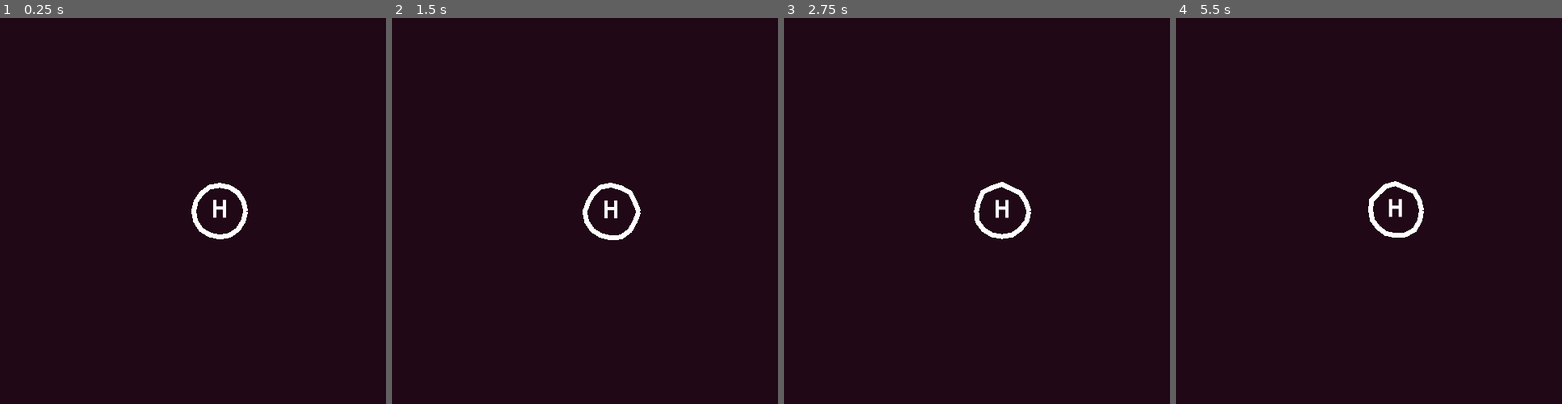
Above: before the commit, frames 1-4 (left to right).
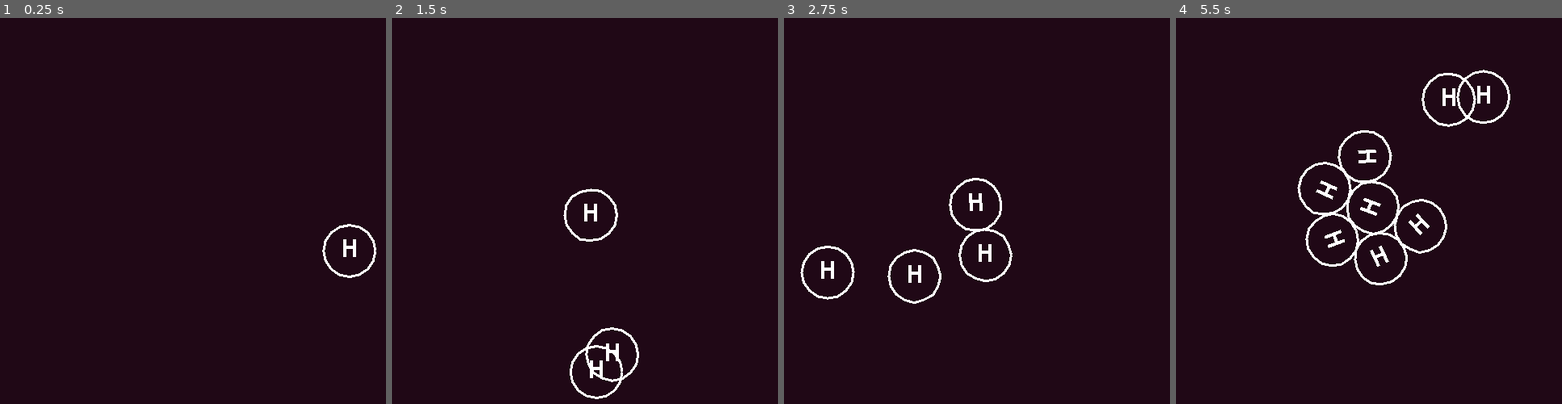
Above: after the commit, the same moments.

Repository: derukaeru/atom-keys
Game: Godot game, scene res://scenes/main/main.tscn
Same seed, same stepped clock (60 frames per second), same inputs: the game is played once before the commit and once after it.
Inputs:
- Up to frame 1 (0.25 s): no input
- Up to frame 2 (1.5 s): tap Enter at 0.5 s; hold Right 0.53-1.28 s; tap Space (interact) at 0.6, 1.35 s; hold Down from 1.28 s (still down)
- Up to frame 3 (2.75 s): release Down at 2.03 s; hold Right from 2.03 s (still down); tap Alt at 2.1 s; tap Space (interact) at 2.3 s
- Up to frame 4 (5.5 s): release Right at 2.78 s; hold Up 2.78-3.53 s; tap Shift at 2.85 s; tap Space (interact) at 3.05, 3.6, 4.35, 5.3 s; hold Left 3.53-5.03 s; hold Down from 5.03 s (still down); tap Alt at 5.1 s

The runs differ from the first frame. In frame 1, 1.0% of the frame differs, in the area x 49-98%, y 42-68%; in frame 2, 1.5%; in frame 3, 1.9%; in frame 4, 3.1%, in the area x 31-87%, y 13-70%.

Commit message:
feat: added atom "shooting" or smth

Diff:
--- a/project.godot
+++ b/project.godot
@@ -33,6 +33,10 @@
 
 enabled=PackedStringArray("res://addons/godot_super-wakatime/plugin.cfg")
 
+[global_group]
+
+atoms=""
+
 [gui]
 
 theme/custom_font="uid://dcygd0tept58k"
@@ -51,6 +55,7 @@
 
 [rendering]
 
+textures/canvas_textures/default_texture_filter=0
 rendering_device/driver.windows="d3d12"
 renderer/rendering_method="gl_compatibility"
 renderer/rendering_method.mobile="gl_compatibility"
--- a/scenes/main/main.gd
+++ b/scenes/main/main.gd
@@ -2,15 +2,18 @@
 
 @onready var atom_pivot: Node2D = $atom_pivot
 @onready var atom_container: Node2D = $atom_pivot/atom_container
+@onready var atoms: Node2D = $atoms
 
-var radius: float = 64.0
-var speed: float = 4.2
-
+var radius: float = 200.0
+var speed: float = 1.0
 var angle: float = 0.0
 
+func _ready() -> void:
+	new_atom()
+
 func _process(delta) -> void:
-	angle += delta
-	atom_container.global_position = atom_pivot.global_position + Vector2(cos(angle), sin(angle))
+	angle += delta * speed
+	atom_container.global_position = atom_pivot.global_position + Vector2(cos(angle), sin(angle)) * radius
 
 	if not GameManager.game_running: return
 	if Input.is_action_just_pressed("interact"):
@@ -18,3 +21,14 @@
 
 func use_atom() -> void:
 	var current_atom: Atom = atom_container.get_child(0)
+	current_atom.shot = true
+	current_atom.reparent(atoms)
+
+	current_atom.set_collision_layer_value(1, true)
+	current_atom.set_collision_mask_value(1, true)
+	new_atom()
+
+func new_atom() -> void:
+	var atom: Atom = load(Registry.UID["atom"]).instantiate()
+	atom.atom_center = atom_pivot.global_position
+	atom_container.add_child(atom)
--- a/scenes/main/main.tscn
+++ b/scenes/main/main.tscn
@@ -1,7 +1,6 @@
 [gd_scene format=3 uid="uid://bc4qww7g4fufy"]
 
 [ext_resource type="Script" uid="uid://d17iyd044sqs3" path="res://scenes/main/main.gd" id="1_hyk8p"]
-[ext_resource type="PackedScene" uid="uid://gx8cpvdf0wpu" path="res://scenes/objects/atom.tscn" id="2_iuonh"]
 
 [node name="main" type="Node2D" unique_id=2121976591]
 script = ExtResource("1_hyk8p")
@@ -17,13 +16,15 @@
 anchors_preset = 15
 anchor_right = 1.0
 anchor_bottom = 1.0
+offset_bottom = -8.0
 grow_horizontal = 2
 grow_vertical = 2
 color = Color(0.1254902, 0.03137255, 0.08627451, 1)
 
 [node name="atom_pivot" type="Node2D" parent="." unique_id=2103493194]
-position = Vector2(416, 320)
+position = Vector2(384, 320)
 
 [node name="atom_container" type="Node2D" parent="atom_pivot" unique_id=1307724853]
 
-[node name="atom" parent="atom_pivot/atom_container" unique_id=1146771473 instance=ExtResource("2_iuonh")]
+[node name="atoms" type="Node2D" parent="." unique_id=68321666 groups=["atoms"]]
+position = Vector2(384, 320)
--- a/scenes/objects/atom.gd
+++ b/scenes/objects/atom.gd
@@ -1,34 +1,41 @@
-class_name Atom extends Node2D
+class_name Atom extends RigidBody2D
 
 @onready var line2d: Line2D = $Line2D
 @onready var springs_container: Node2D = $springs_container
+@onready var detection: Area2D = $detection
+@onready var detection_collision: CollisionShape2D = $detection/CollisionShape2D
+@onready var collision: CollisionShape2D = $CollisionShape2D
 
 @export var element_name: String
 @export var symbol: String
-
 @export var index: int
 
-@export var num: int = 16
-@export var r: float = 32.0
-@export var kc: float = 0.1
-@export var dm: float = 0.05
+@export var vertex_num: int = 16
+@export var radius: float = 32.0
 var springs = []
 
+var speed: float = 230.0
+var atom_center: Vector2
+var shot: bool = false
+
 func _ready() -> void:
-	var c = position
-	for i in range(num):
-		var a = (2 * PI / num) * i
-		var x = c.x + r * cos(a)
-		var y = c.y + r * sin(a)
+	var c: Vector2 = position
+	for i in range(vertex_num):
+		var a: float = (2 * PI / vertex_num) * i
+		var x: float = c.x + radius * cos(a)
+		var y: float = c.y + radius * sin(a)
 
-		var s = load(Registry.UID["spring"]).instantiate()
+		var s: Spring = load(Registry.UID["spring"]).instantiate()
 		springs_container.add_child(s)
 
 		s.initialize(Vector2(x, y), i, c)
 		springs.append(s)
 
-func _process(_delta):
-	var pts = []
+	detection_collision.shape.radius = radius
+	collision.shape.radius = radius
+
+func _process(_delta) -> void:
+	var pts: Array = []
 	for s in springs:
 		pts.append(s.position)
 
@@ -36,3 +43,16 @@
 		pts.append(pts[0])
 
 	line2d.points = pts
+
+	if shot:
+		var to_center: Vector2 = atom_center - global_position
+		if to_center.length() > 6.0:
+			linear_velocity = to_center.normalized() * speed
+		else:
+			linear_velocity = Vector2.ZERO
+
+func _on_body_entered(body):
+	print("collide")
+	if body is Atom:
+		if body.index == index:
+			body.queue_free()
--- a/scenes/objects/atom.tscn
+++ b/scenes/objects/atom.tscn
@@ -2,14 +2,26 @@
 
 [ext_resource type="Script" uid="uid://c1iynraw436cn" path="res://scenes/objects/atom.gd" id="1_nm7s8"]
 
+[sub_resource type="CircleShape2D" id="CircleShape2D_nm7s8"]
+radius = 32.0
+
 [sub_resource type="LabelSettings" id="LabelSettings_nm7s8"]
 font_size = 32
 
-[node name="atom" type="Node2D" unique_id=1146771473]
+[sub_resource type="CircleShape2D" id="CircleShape2D_ca088"]
+radius = 32.0
+
+[node name="Atom" type="RigidBody2D" unique_id=393094832]
+collision_layer = 0
+collision_mask = 0
+gravity_scale = 0.0
 script = ExtResource("1_nm7s8")
 metadata/_custom_type_script = "uid://c1iynraw436cn"
 
-[node name="Label" type="Label" parent="." unique_id=79338602]
+[node name="CollisionShape2D" type="CollisionShape2D" parent="." unique_id=592459364]
+shape = SubResource("CircleShape2D_nm7s8")
+
+[node name="Label" type="Label" parent="." unique_id=1888718420]
 offset_left = -48.0
 offset_top = -48.0
 offset_right = 48.0
@@ -19,8 +31,15 @@
 horizontal_alignment = 1
 vertical_alignment = 1
 
-[node name="Line2D" type="Line2D" parent="." unique_id=1527903336]
+[node name="Line2D" type="Line2D" parent="." unique_id=1754281951]
 closed = true
-width = 6.0
+width = 3.0
 
-[node name="springs_container" type="Node2D" parent="." unique_id=819131159]
+[node name="springs_container" type="Node2D" parent="." unique_id=1718434971]
+
+[node name="detection" type="Area2D" parent="." unique_id=58108267]
+
+[node name="CollisionShape2D" type="CollisionShape2D" parent="detection" unique_id=1063553445]
+shape = SubResource("CircleShape2D_ca088")
+
+[connection signal="body_entered" from="." to="." method="_on_body_entered"]
--- a/scenes/objects/spring.gd
+++ b/scenes/objects/spring.gd
@@ -1,4 +1,4 @@
-class_name Vertex extends Node2D
+class_name Spring extends Node2D
 
 var center: Vector2
 var angle: float
@@ -9,8 +9,8 @@
 var stiffness: float = 8.0
 var damping: float = 4.0
 
-var noise_speed: float = 0.4
-var noise_strength: float = 5.0
+var noise_speed: float = 0.5
+var noise_strength: float = 2.0
 
 var noise: Noise = FastNoiseLite.new()
 
@@ -26,11 +26,11 @@
 	noise.frequency = 0.5
 
 func _physics_process(delta: float) -> void:
-	var n = noise.get_noise_2d(index * 10.0, Time.get_ticks_msec() * 0.001 * noise_speed)
-	var target_radius = base_radius + n * noise_strength
+	var n: float = noise.get_noise_2d(index * 10.0, Time.get_ticks_msec() * 0.001 * noise_speed)
+	var target_radius: float = base_radius + n * noise_strength
 
-	var target_pos = center + Vector2(target_radius, 0).rotated(angle)
+	var target_pos: Vector2 = center + Vector2(target_radius, 0).rotated(angle)
 
-	var accel = (target_pos - position) * stiffness - velocity * damping
+	var accel: Vector2 = (target_pos - position) * stiffness - velocity * damping
 	velocity += accel * delta
 	position += velocity * delta
--- a/scripts/autoloads/registry.gd
+++ b/scripts/autoloads/registry.gd
@@ -6,5 +6,6 @@
 	"title_screen": "uid://dix67ojrdr6ht",
 	"pause_screen": "uid://7jemke30bxqq",
 
+	"atom": "uid://gx8cpvdf0wpu",
 	"spring": "uid://kxgfiqp6p2ci"
 }
